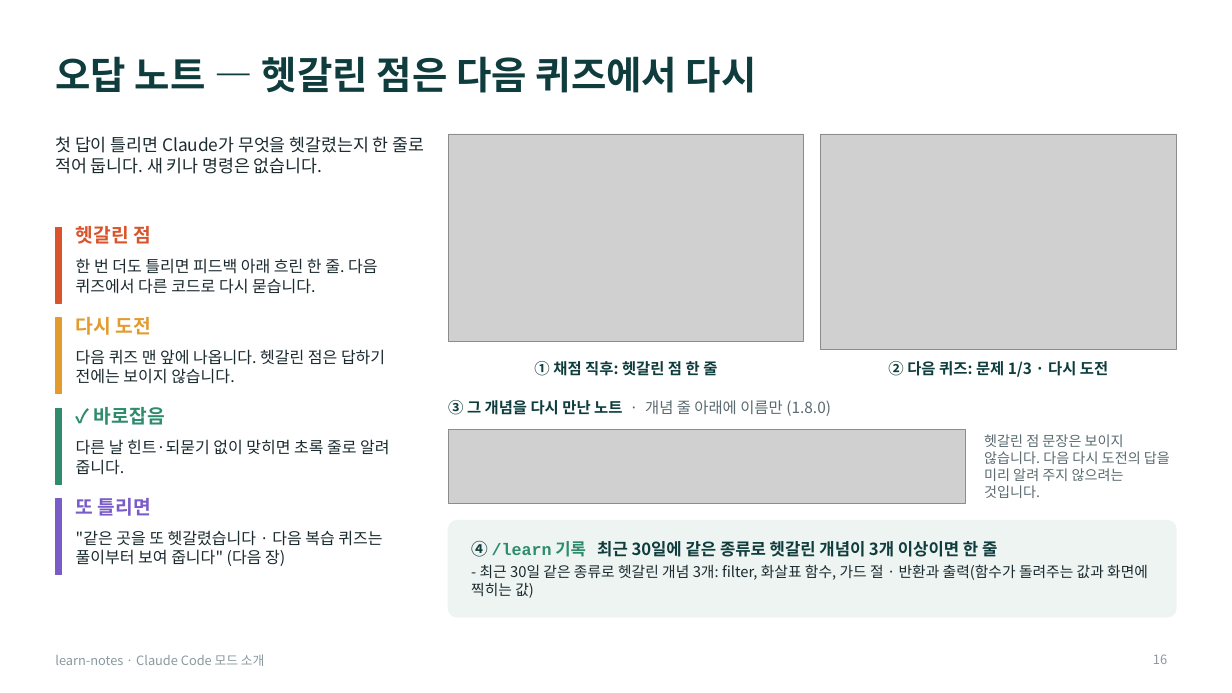
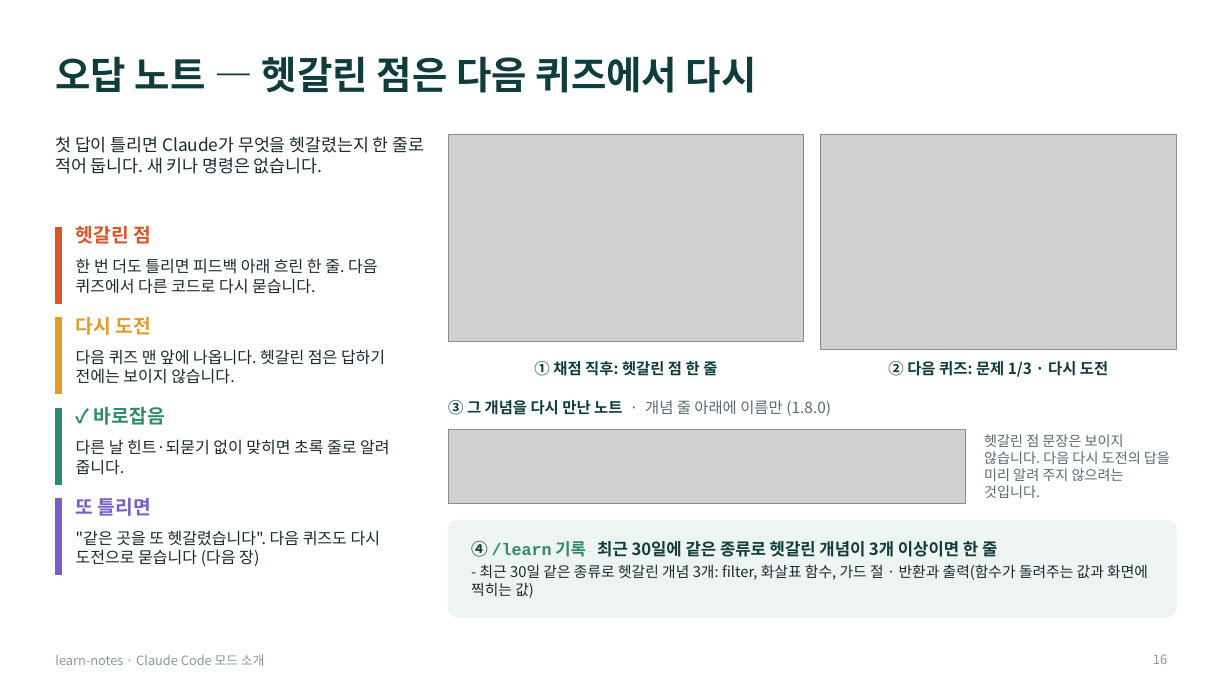
Before and after one commit to Owen-YC/learn-notes, a slide deck: slide 16 of docs/team/learn-notes-intro.pptx. Drawn at 1232x693 pixels with LibreOffice and Linux fonts; fonts in the diff are those of the drawing; grey boxes stand for pictures. Boxes give left, top, right and bottom in pixels: in the first picture for what was removed or moved away, otherwise in the second. Text is boxed around its words. In the diff, an @@ line names an element or a change of style, - is before the commit and + after.

```diff
--- a/docs/team/learn-notes-intro.pptx
+++ b/docs/team/learn-notes-intro.pptx
@@ text at [76,530,380,566]: text changed @@
-"같은 곳을 또 헷갈렸습니다 · 다음 복습 퀴즈는 풀이부터 보여 줍니다" (다음 장)
+"같은 곳을 또 헷갈렸습니다". 다음 퀴즈도 다시 도전으로 묻습니다 (다음 장)
```
Also in this commit, not shown: 11 other slides changed, 21 other files.
